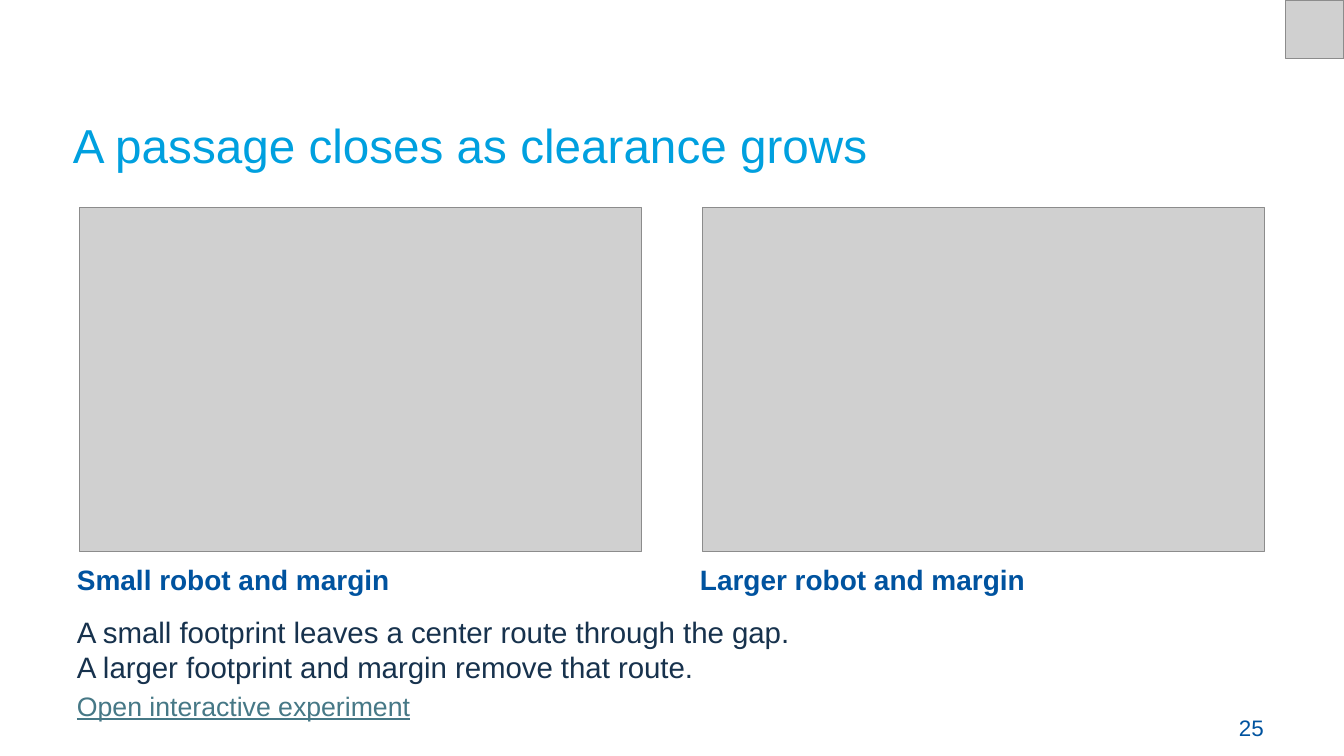
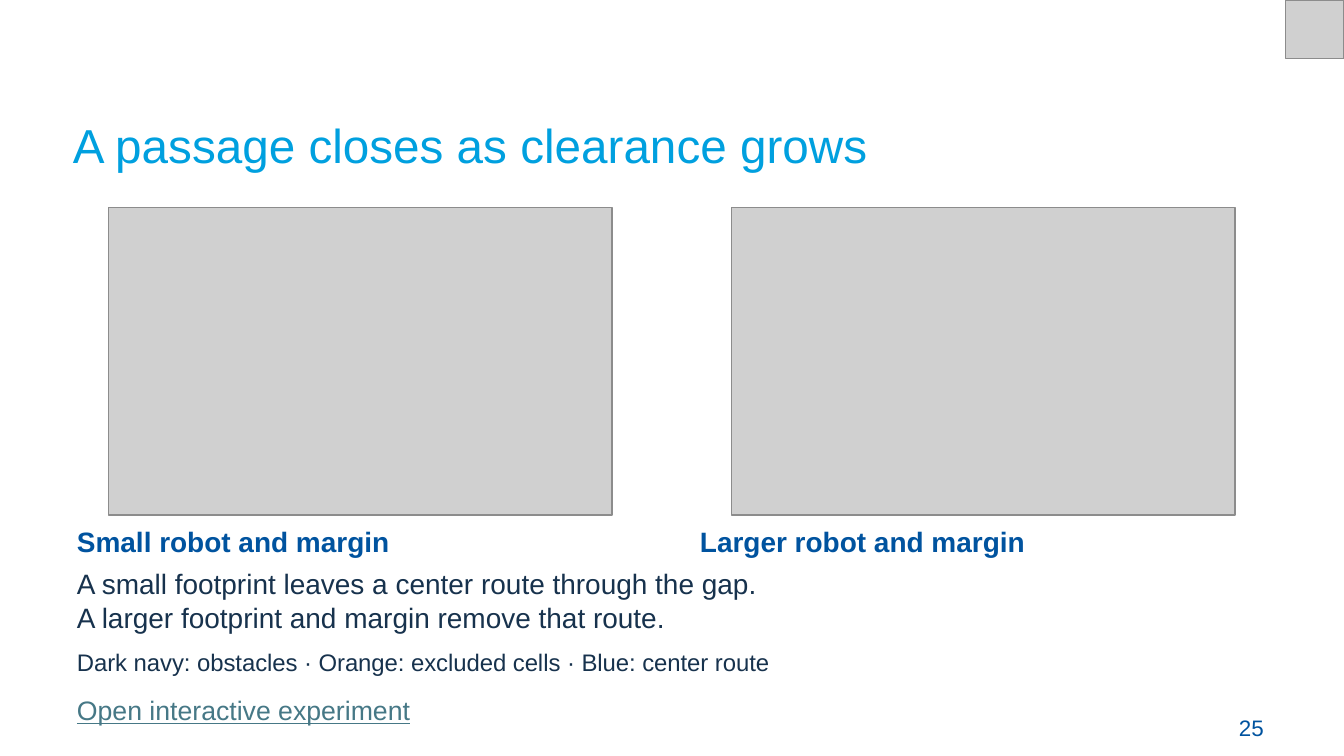
Before and after one commit to Croquembouche/Intro2AV-CourseContent, a slide deck: slide 25 of 2026/Presentations/Lecture 7 Path Planning for Autonomous Driving.pptx. Drawn at 1344x756 pixels with LibreOffice and Linux fonts; fonts in the diff are those of the drawing; grey boxes stand for pictures. Boxes give left, top, right and bottom in pixels: in the first picture for what was removed or moved away, otherwise in the second. Text is boxed around its words. In the diff, an @@ line names an element or a change of style, - is before the commit and + after.

Commit message:
Align Lecture 7 slides and colors with corrected planning demos

```diff
--- a/2026/Presentations/Lecture 7 Path Planning for Autonomous Driving.pptx
+++ b/2026/Presentations/Lecture 7 Path Planning for Autonomous Driving.pptx
@@ picture resized from (x1=79, y1=207, x2=641, y2=551) to (x1=109, y1=207, x2=612, y2=515) @@
@@ picture resized from (x1=703, y1=207, x2=1265, y2=551) to (x1=732, y1=207, x2=1235, y2=515) @@
@@ text "Small robot and margin" moved from (x1=77, y1=569, x2=389, y2=595) to (x1=77, y1=531, x2=389, y2=558) @@
@@ text "Larger robot and margin" moved from (x1=700, y1=569, x2=1024, y2=595) to (x1=700, y1=531, x2=1024, y2=558) @@
@@ text "A small footprint leaves a ..." moved from (x1=77, y1=621, x2=789, y2=684) to (x1=77, y1=573, x2=756, y2=633) @@
@@ text "A small footprint leaves a ..." at (x1=77, y1=573, x2=756, y2=633): size 15.8 to 15 pt @@
@@ text added at (x1=77, y1=653, x2=769, y2=676), 12.8 pt, text #17324D @@
+Dark navy: obstacles · Orange: excluded cells · Blue: center route
@@ text "Open interactive experiment" moved from (x1=77, y1=696, x2=410, y2=721) to (x1=77, y1=700, x2=410, y2=725) @@
```
Also in this commit, not shown: 29 other slides changed, 5 slides added, 3 slides removed, 14 other files.
